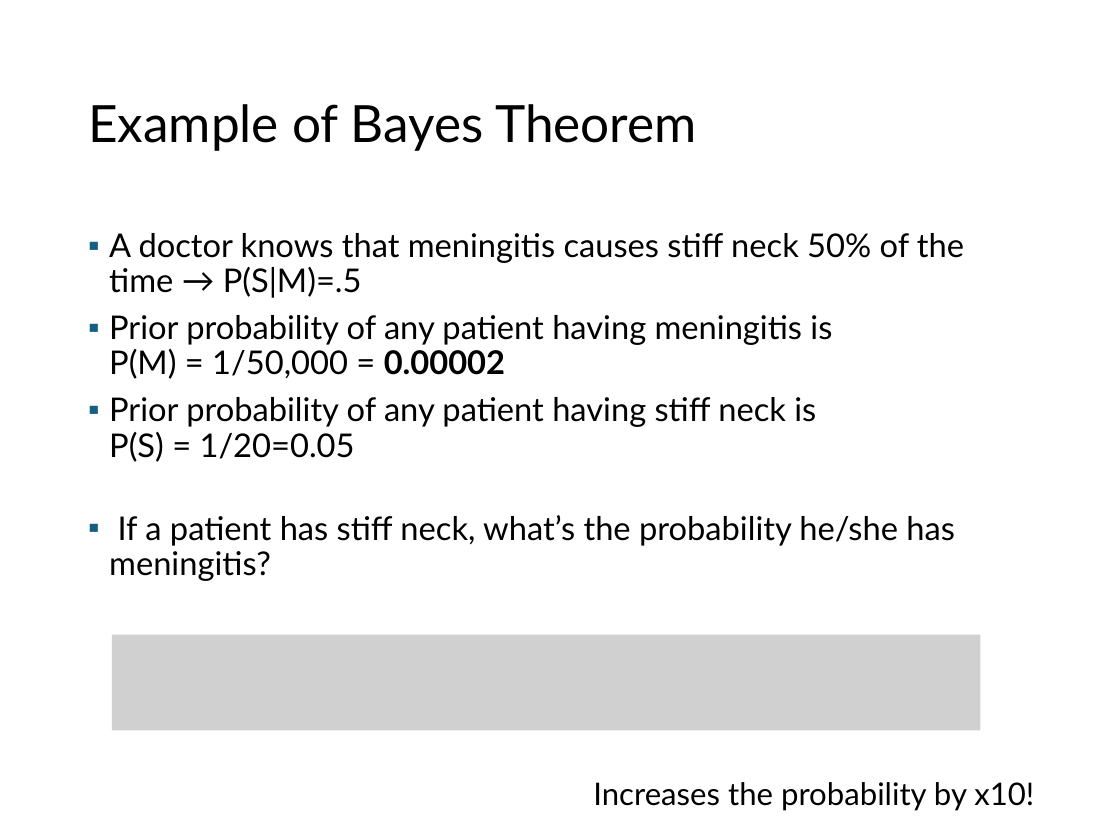
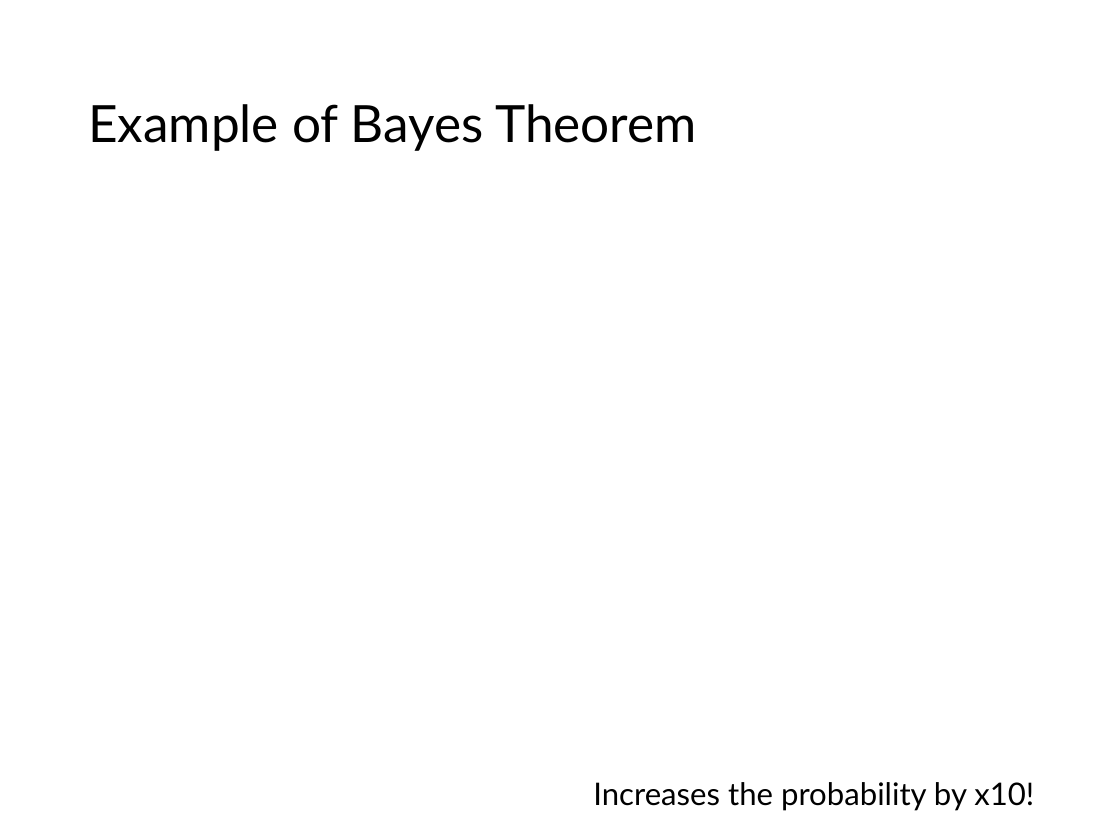
Before and after one commit to mhahsler/Introduction_to_Data_Mining_R_Examples, a slide deck: slide 19 of slides/chap4_alternative_classification.pptx. Drawn at 1120x840 pixels with LibreOffice and Linux fonts; fonts in the diff are those of the drawing; grey boxes stand for pictures. Boxes give left, top, right and bottom in pixels: in the first picture for what was removed or moved away, otherwise in the second. Text is boxed around its words. In the diff, an @@ line names an element or a change of style, - is before the commit and + after.

```diff
--- a/slides/chap4_alternative_classification.pptx
+++ b/slides/chap4_alternative_classification.pptx
@@ text removed at [109, 233, 964, 581] @@
-▪ A doctor knows that meningitis causes stiff neck 50% of the time → P(S|M)=.5
-▪ Prior probability of any patient having meningitis is
-  P(M) = 1/50,000 = 0.00002
-▪ Prior probability of any patient having stiff neck is
-  P(S) = 1/20=0.05
-▪ If a patient has stiff neck, what’s the probability he/she has meningitis?
@@ picture removed at [112, 635, 981, 731] @@
```
Also in this commit, not shown: 16 other slides changed, 3 slides added, 2 slides removed, 1 other file.
